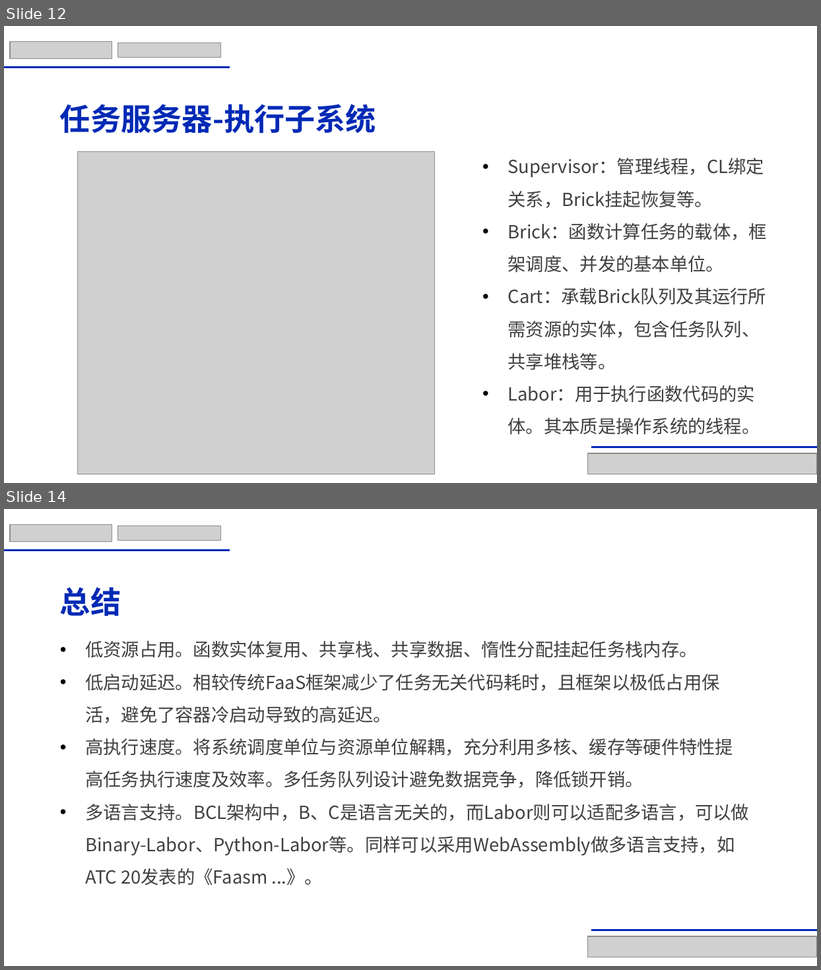
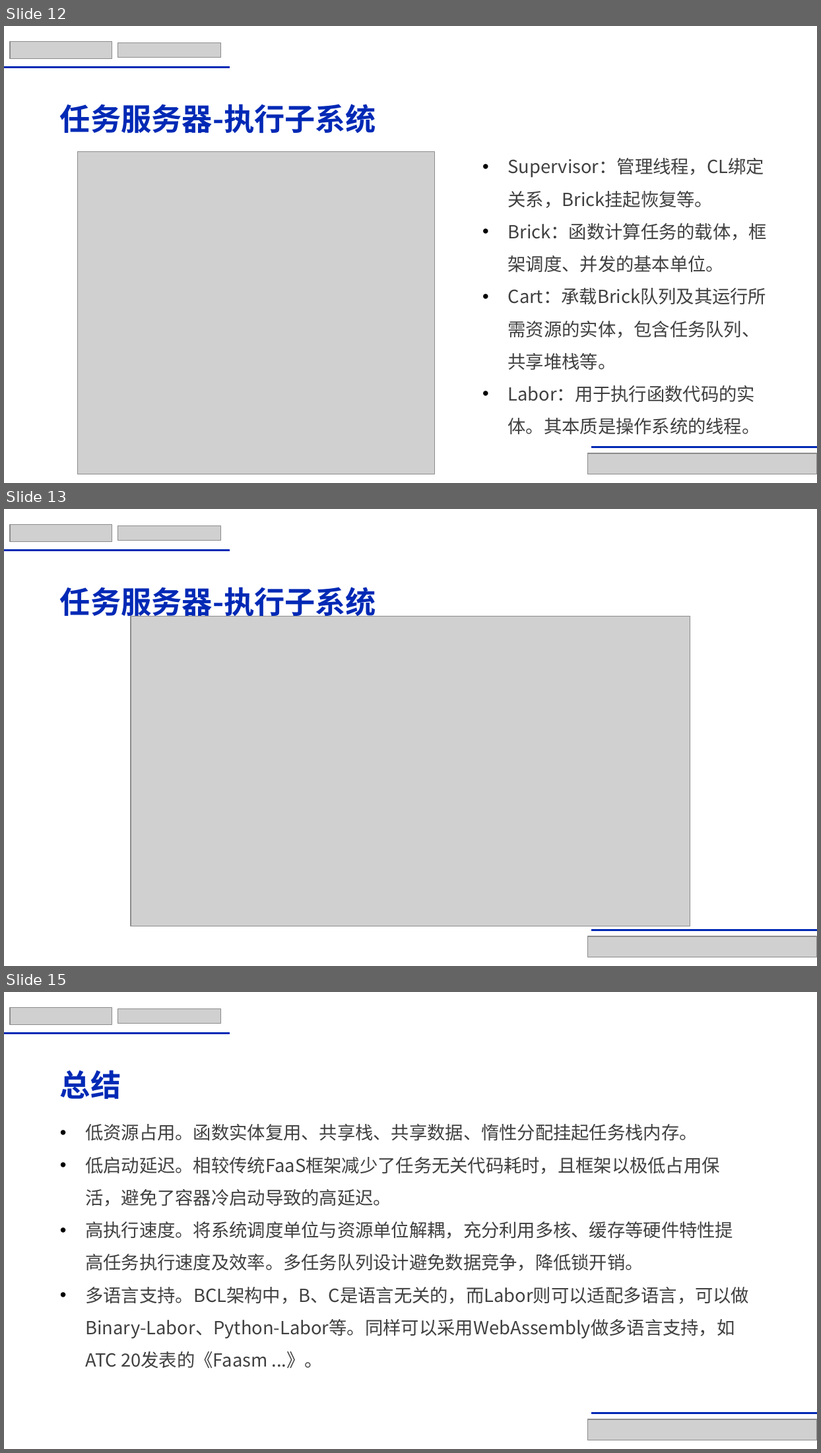
Before and after one commit to GTwhy/tinyfaas, a slide deck: openEuler高校开发者大赛答辩-王恒宇.pptx. Shown one above the other, each under a label of ours: slides 12 and 14 before the commit, slides 12, 13 and 15 after it; the slides between them are not shown. The pictures are 821x970 and 821x1453 pixels, drawn with LibreOffice and Linux fonts; fonts in the diff are those of the drawing; grey boxes stand for pictures. Boxes give left, top, right and bottom in pixels: in the first picture for what was removed or moved away, otherwise in the second. Text is boxed around its words. In the diff, an @@ line names an element or a change of style, - is before the commit and + after.

Commit message:
Update ppt.

```diff
--- a/openEuler高校开发者大赛答辩-王恒宇.pptx
+++ b/openEuler高校开发者大赛答辩-王恒宇.pptx
@@ slide 13 added at (4,509,817,966), background #FFFFFF @@
@@ picture added at (10,524,112,541) @@
@@ picture added at (118,526,221,541) @@
@@ line added from (4, 551) to (230, 551), #0029B5 1.75 pt @@
@@ title added at (60,587,376,621), 27 pt, text #0029B5, bold @@
+任务服务器-执行子系统
@@ picture added at (131,617,690,927) @@
@@ picture added at (588,937,817,958) @@
@@ line added from (591, 930) to (817, 930), #0029B5 1.75 pt @@
@@ what was slide 14 is now slide 15 @@
```
Also in this commit, not shown: 1 slide changed.
